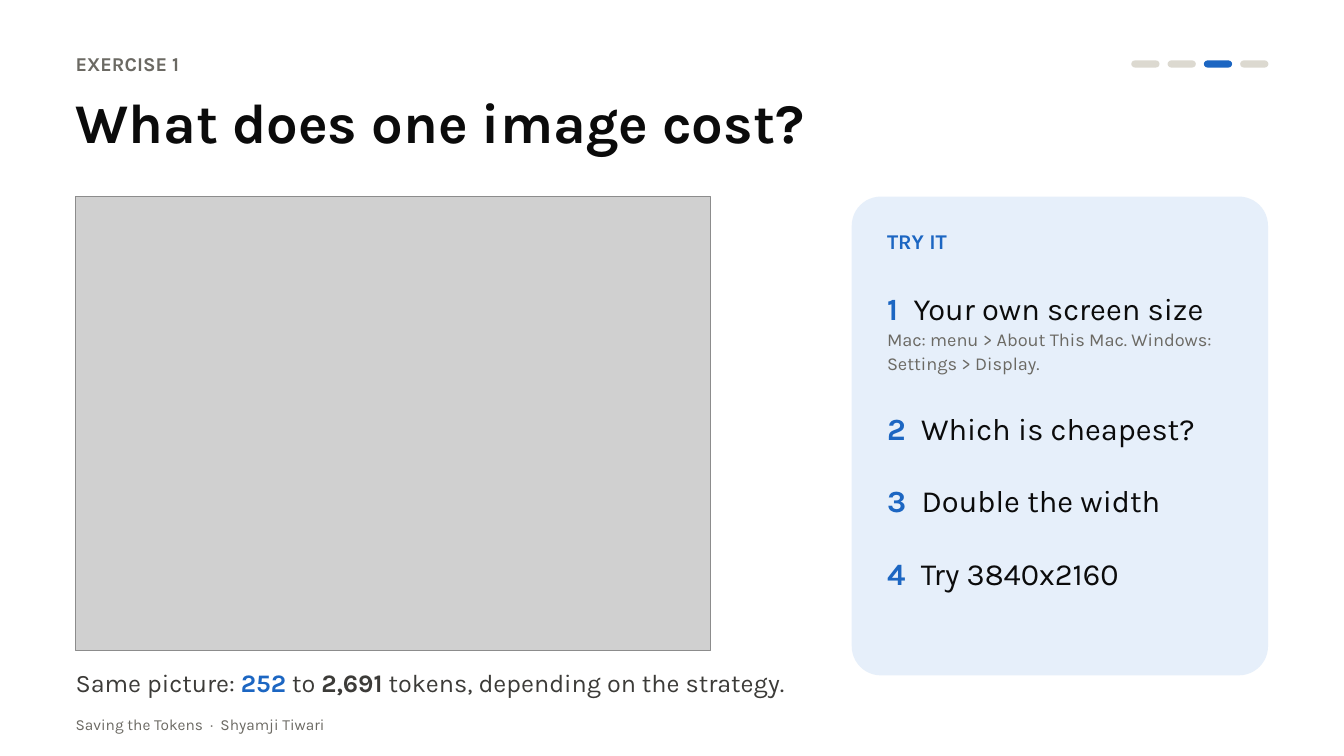
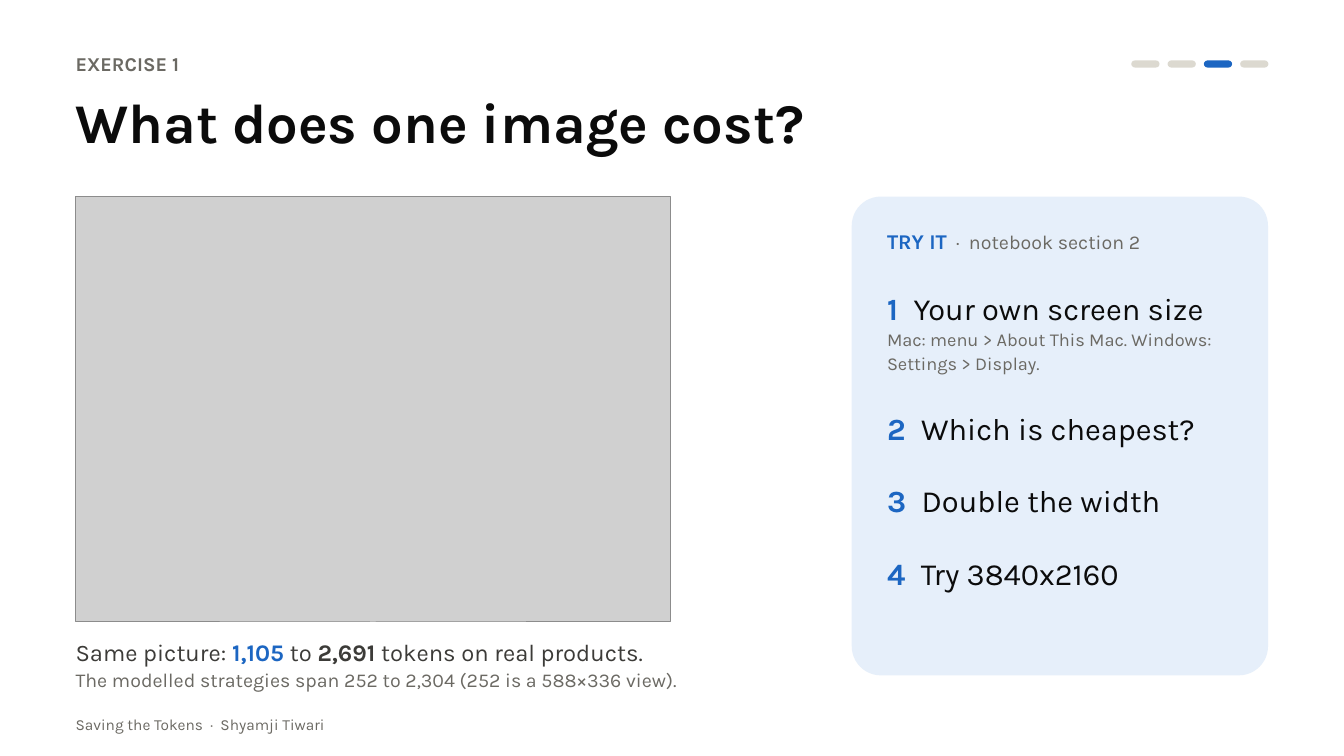
Before and after one commit to SwarnaRavali/agentic-ai-26, a slide deck: slide 10 of Saving-the-Tokens/slides/Saving_the_Tokens.pptx. Drawn at 1344x756 pixels with LibreOffice and Linux fonts; fonts in the diff are those of the drawing; grey boxes stand for pictures. Boxes give left, top, right and bottom in pixels: in the first picture for what was removed or moved away, otherwise in the second. Text is boxed around its words. In the diff, an @@ line names an element or a change of style, - is before the commit and + after.

Commit message:
Saving the Tokens: Colab-first setup, corrected numbers, new slides and scripts

```diff
--- a/Saving-the-Tokens/slides/Saving_the_Tokens.pptx
+++ b/Saving-the-Tokens/slides/Saving_the_Tokens.pptx
@@ picture: place and size @@
-picture at (76,197,711,651)
+picture at (76,197,670,622)
@@ text at (887,235,1140,249): text changed; size 15 to 14 pt; text colour #1C66C2 to #6B6963; bold off @@
-TRY IT
+TRY IT · notebook section 2
@@ text at (76,644,676,692): text changed; size 18 to 14 pt; text colour #3C3B38 to #6B6963 @@
-Same picture: 252 to 2,691 tokens, depending on the strategy.
+Same picture: 1,105 to 2,691 tokens on real products.
+The modelled strategies span 252 to 2,304 (252 is a 588×336 view).
```
Also in this commit, not shown: 17 other slides changed, 11 other files.
